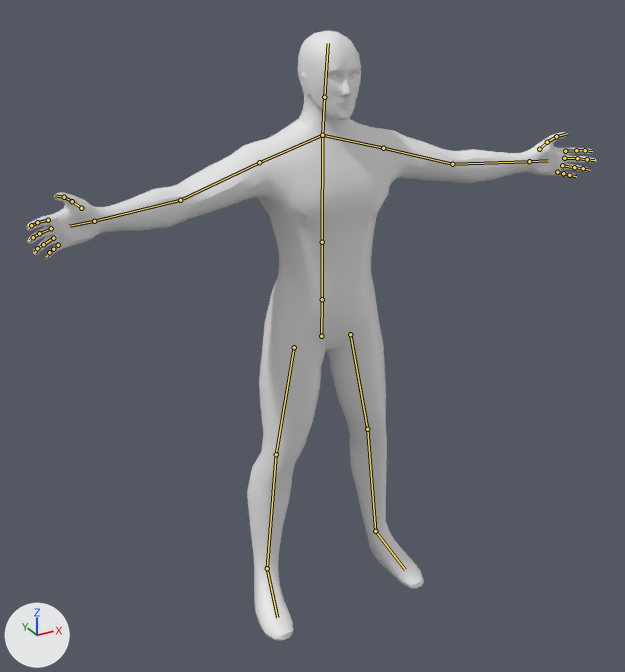
Two versions of the Blender file objects/player/KincheePlayer.blend, one commit apart.
Rendered twice from a 50 mm camera at (-7.29, -12.66, 11.97) aimed at (-0.27, 0.11, 5.59). Arrows for +X, +Y and +Z are at lower left; the lights stay in place. The picture after the commit comes second. The bones that bend it are drawn over the model as lines.

In view in the first picture: 'Retop'.
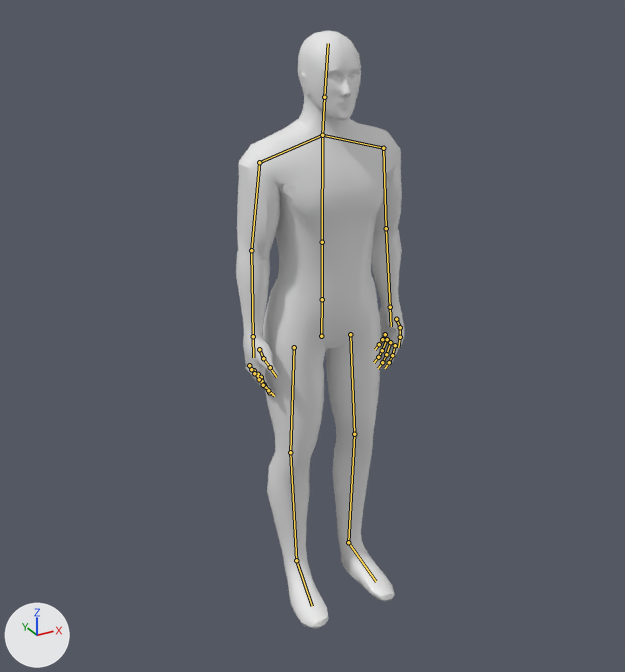
The newer file adds an action. The first version stands in its rest pose; the second is drawn at frame 1 of the action 'pose_idle'.

Pixel boxes (x1, y1, x2, y2) of what changed, in the pictures (625 x 672 px):
'Retop', posed (70% narrower): before (27, 31, 596, 641); after (236, 31, 405, 629)
bone 'UpperLeg.L', root to tip: before (350, 334) to (367, 429); after (350, 334) to (354, 434)
bone 'Foot.L', root to tip: before (375, 531) to (405, 569); after (348, 542) to (376, 581)
bone 'UpperArm.L', root to tip: before (383, 148) to (452, 164); after (383, 148) to (386, 228)
bone 'LowerArm.L', root to tip: before (452, 164) to (529, 161); after (386, 228) to (390, 307)
bone 'Hand.L', root to tip: before (529, 161) to (548, 160); after (390, 307) to (391, 326)
bone 'UpperArm.R', root to tip: before (259, 162) to (180, 200); after (259, 162) to (251, 250)
bone 'LowerArm.R', root to tip: before (180, 200) to (94, 221); after (251, 250) to (253, 336)
bone 'Hand.R', root to tip: before (94, 221) to (69, 226); after (253, 336) to (253, 357)
bone 'UpperLeg.R', root to tip: before (294, 347) to (276, 454); after (294, 347) to (290, 452)
bone 'Foot.R', root to tip: before (267, 568) to (277, 617); after (296, 560) to (312, 606)

What changed in the scene script:
```text
Change bone_upperleg_l:
    where bone_upperleg_l = bpy.data.objects['Armature'].pose.bones['UpperLeg.L']  # child of 'Hip'
    bone_upperleg_l.rotation_quaternion: (1.0, 0.0, 0.0, 0.0) -> (0.998, 0.07, -0.001, 0.0)  # degrees (0, 0, 0) -> degrees (8, 0, 0)
Change bone_foot_l:
    where bone_foot_l = bpy.data.objects['Armature'].pose.bones['Foot.L']  # child of 'LowerLeg.L'
    bone_foot_l.rotation_quaternion: (1.0, 0.0, 0.0, 0.0) -> (0.999, 0.006, -0.006, 0.043)  # degrees (0, 0, 0) -> degrees (1, -1, 5)
Change bone_upperarm_l:
    where bone_upperarm_l = bpy.data.objects['Armature'].pose.bones['UpperArm.L']  # child of 'Clavicle.L'
    bone_upperarm_l.rotation_quaternion: (1.0, 0.0, 0.0, 0.0) -> (0.827, -0.061, -0.016, -0.558)  # degrees (0, 0, 0) -> degrees (-5, -5, -68)
Change bone_lowerarm_l:
    where bone_lowerarm_l = bpy.data.objects['Armature'].pose.bones['LowerArm.L']  # child of 'UpperArm.L'
    bone_lowerarm_l.rotation_quaternion: (1.0, 0.0, 0.0, 0.0) -> (0.901, 0.034, 0.404, -0.152)  # degrees (0, 0, 0) -> degrees (-5, 48, -22)
Change bone_hand_l:
    where bone_hand_l = bpy.data.objects['Armature'].pose.bones['Hand.L']  # child of 'LowerArm.L'
    bone_hand_l.rotation_quaternion: (1.0, 0.0, 0.0, 0.0) -> (0.937, 0.036, 0.348, 0.014)  # degrees (0, 0, 0) -> degrees (6, 41, 4)
Change bone_upperarm_r:
    where bone_upperarm_r = bpy.data.objects['Armature'].pose.bones['UpperArm.R']  # child of 'Clavicle.R'
    bone_upperarm_r.rotation_quaternion: (1.0, 0.0, 0.0, 0.0) -> (0.827, -0.061, 0.016, 0.558)  # degrees (0, 0, 0) -> degrees (-5, 5, 68)
Change bone_lowerarm_r:
    where bone_lowerarm_r = bpy.data.objects['Armature'].pose.bones['LowerArm.R']  # child of 'UpperArm.R'
    bone_lowerarm_r.rotation_quaternion: (1.0, 0.0, 0.0, 0.0) -> (0.901, 0.034, -0.404, 0.152)  # degrees (0, 0, 0) -> degrees (-5, -48, 22)
Change bone_hand_r:
    where bone_hand_r = bpy.data.objects['Armature'].pose.bones['Hand.R']  # child of 'LowerArm.R'
    bone_hand_r.rotation_quaternion: (1.0, 0.0, 0.0, 0.0) -> (0.937, 0.036, -0.348, -0.014)  # degrees (0, 0, 0) -> degrees (6, -41, -4)
Change bone_upperleg_r:
    where bone_upperleg_r = bpy.data.objects['Armature'].pose.bones['UpperLeg.R']  # child of 'Hip'
    bone_upperleg_r.rotation_quaternion: (1.0, 0.0, 0.0, 0.0) -> (0.998, 0.07, 0.001, 0.0)  # degrees (0, 0, 0) -> degrees (8, 0, 0)
Change bone_foot_r:
    where bone_foot_r = bpy.data.objects['Armature'].pose.bones['Foot.R']  # child of 'LowerLeg.R'
    bone_foot_r.rotation_quaternion: (1.0, 0.0, 0.0, 0.0) -> (0.999, 0.006, 0.006, -0.043)  # degrees (0, 0, 0) -> degrees (1, 1, -5)
```
